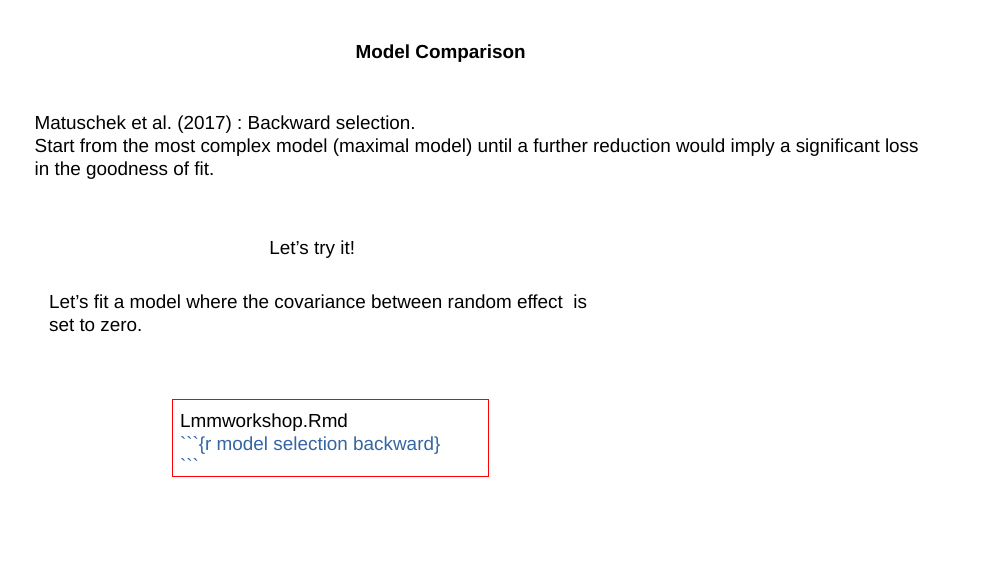
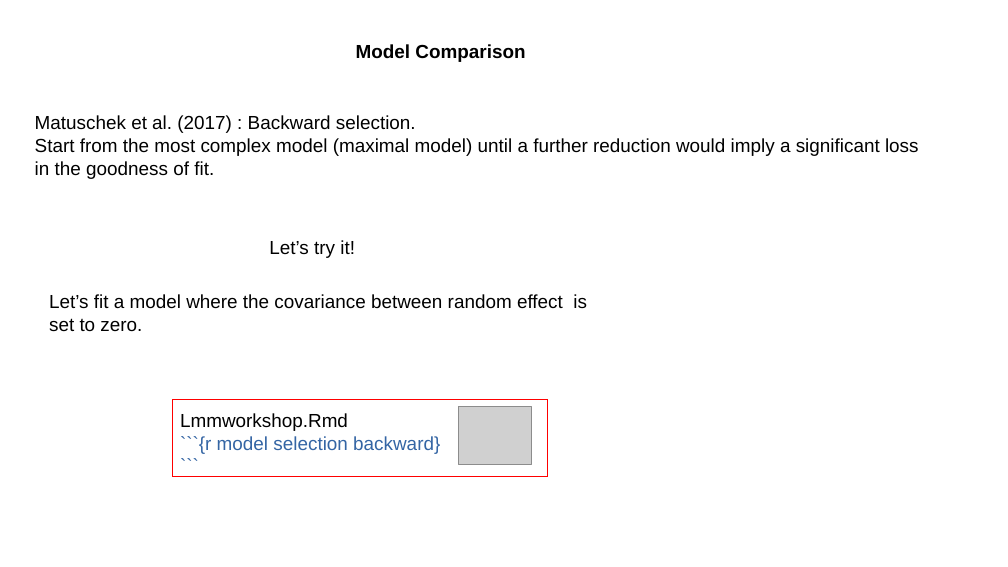
Before and after one commit to FPupillo/LMM_workshop, a slide deck: slide 59 of PPT_LMM.odp (slide 51 before the commit). Drawn at 1008x567 pixels with LibreOffice and Linux fonts; fonts in the diff are those of the drawing; grey boxes stand for pictures. Boxes give left, top, right and bottom in pixels: in the first picture for what was removed or moved away, otherwise in the second. Text is boxed around its words. In the diff, an @@ line names an element or a change of style, - is before the commit and + after.

```diff
--- a/PPT_LMM.odp
+++ b/PPT_LMM.odp
@@ rectangle: place and size @@
-rectangle at bbox=[172, 400, 488, 476]
+rectangle at bbox=[172, 400, 547, 476]
@@ picture added at bbox=[458, 407, 531, 464] @@
```
Also in this commit, not shown: 34 other slides changed, 18 slides added, 5 slides removed, 6 other files.
